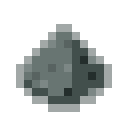
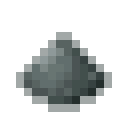
Layered file, before and after one edit (128px x 128px). Changes by layer:
added layer "Bright" above "HIghlight" over 40, 48, 56, 64
painted on "HIghlight" over 24, 40, 96, 96
painted on "Light" over 24, 32, 72, 96
added layer "Light-Medium" above "Medium" over 32, 56, 72, 88
painted on "Medium" over 24, 40, 96, 96
added layer "Medium-Dark" above "Dark" over 24, 56, 80, 96
painted on "Dark" over 24, 40, 104, 104
added layer "Darker" above "Darkest" over 64, 56, 104, 104
painted on "Darkest" over 64, 56, 104, 104
painted on "Border" over 16, 24, 112, 72
